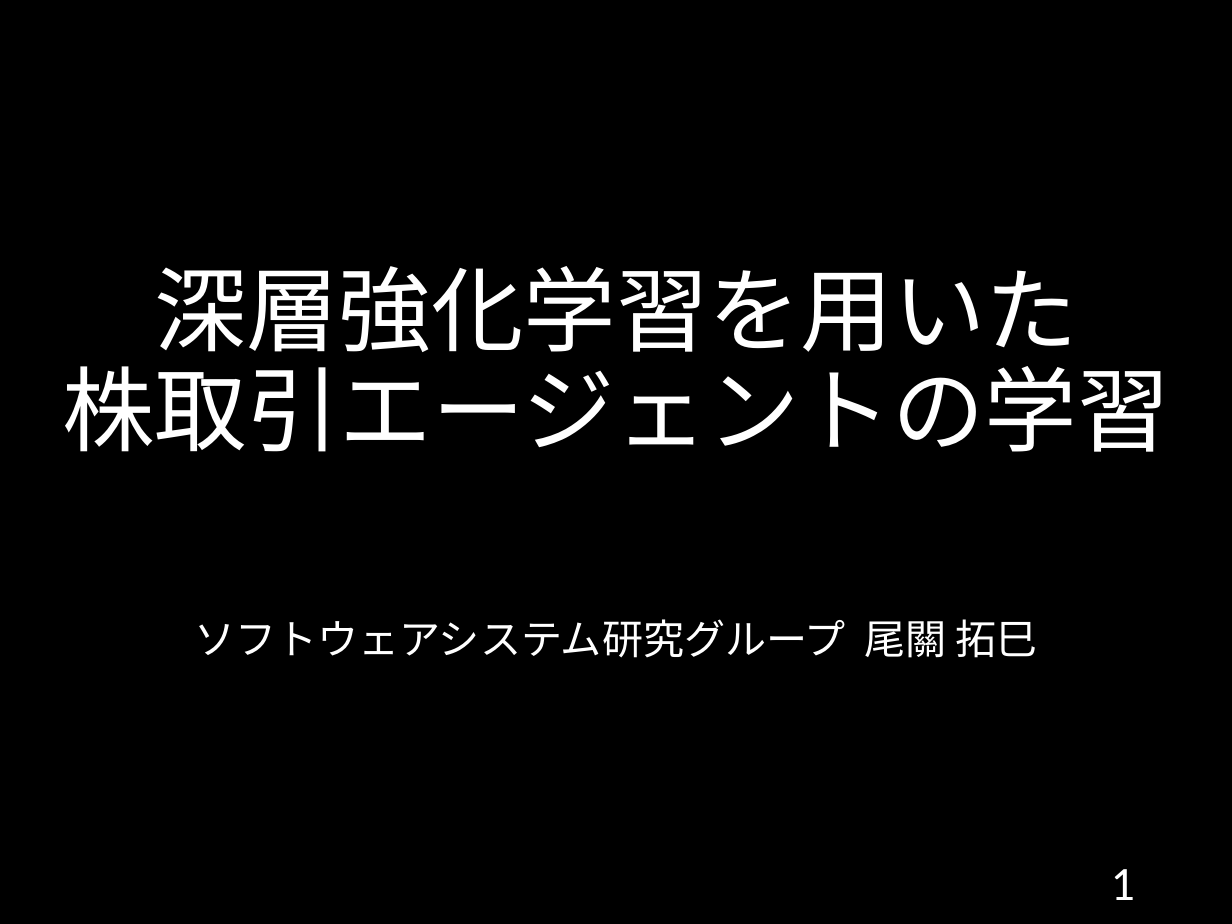
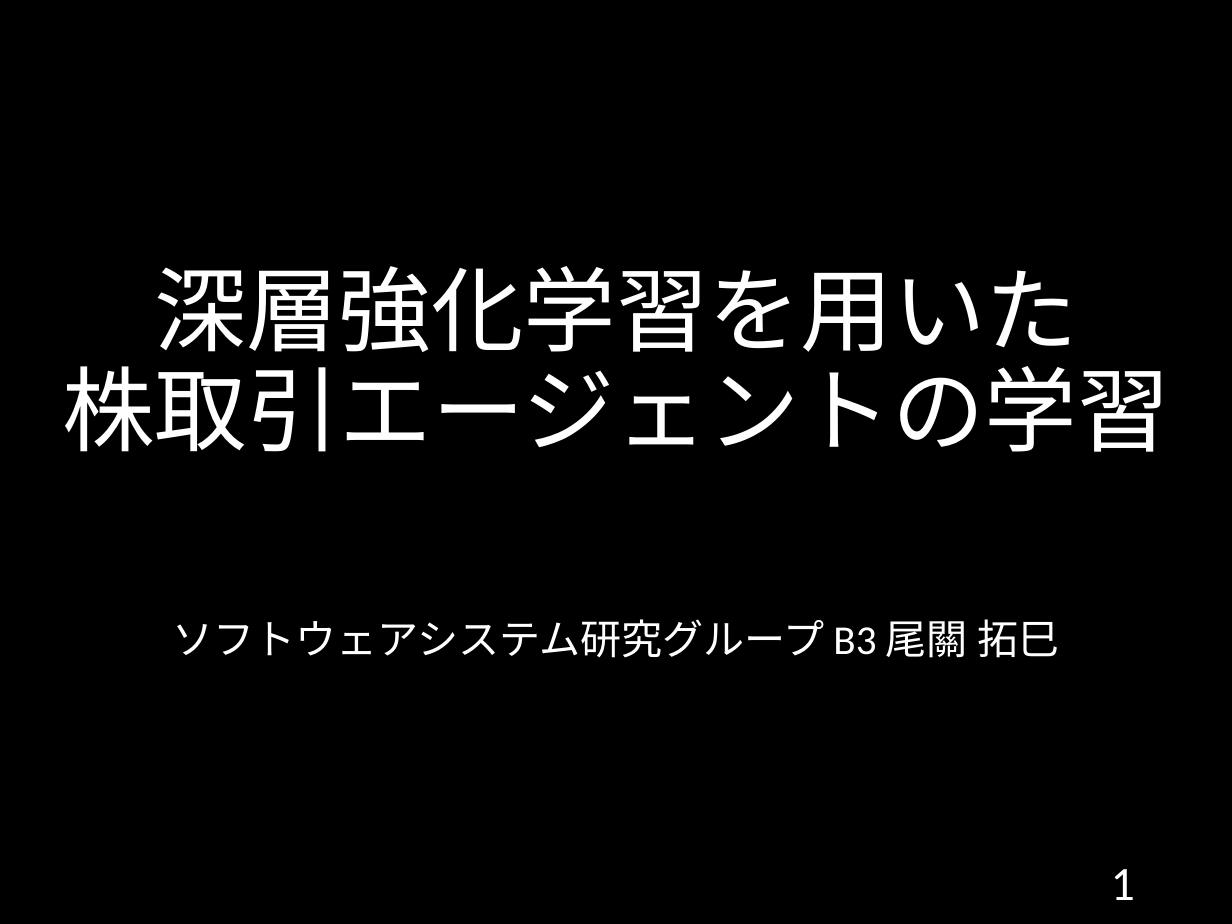
Before and after one commit to 1g-hub/ozeki, a slide deck: slide 1 of B3/情報工学実験II_発表資料.pptx. Drawn at 1232x924 pixels with LibreOffice and Linux fonts; fonts in the diff are those of the drawing. Boxes give left, top, right and bottom in pixels: in the first picture for what was removed or moved away, otherwise in the second. Text is boxed around its words. In the diff, an @@ line names an element or a change of style, - is before the commit and + after.

Commit message:
1枚目統一のため変更

```diff
--- a/B3/情報工学実験II_発表資料.pptx
+++ b/B3/情報工学実験II_発表資料.pptx
@@ subtitle at [173,619,1059,658]: text changed @@
-ソフトウェアシステム研究グループ 尾關 拓巳
+ソフトウェアシステム研究グループ B3 尾關 拓巳
```
